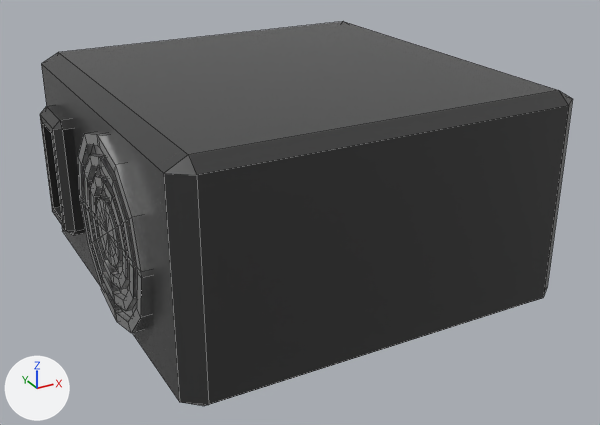
A saved change to the FBX model PC_RA/Assets/FBX/Fonte.fbx.
Camera for both pictures: a 50 mm lens placed at (-3.071, -2.236, 1.852), pointed at (-1.774, 0.122, 0.673). Arrows for +X, +Y and +Z are at lower left; the lights stay in place. Mesh edges are drawn as thin lines. Where no turn or scale is listed for an object, it has been applied to the vertices.

The older version as bpy lines, for what is in view:
```python
me_cubo = bpy.data.meshes.new('Cubo')
me_cubo.from_pydata(...)  # 293 vertices, 291 faces; spans x -0.726..0.688, y -0.501..0.868, z -0.372..0.372
# faces by material slot: [51, 240]
me_cubo.materials.append(mat_preto_brilhoso)  # black #393939
me_cubo.materials.append(mat_metal_meiobrilho)  # light grey #d5d5d5
ob_fonte = bpy.data.objects.new('Fonte', me_cubo)
ob_fonte.location = (-1.784, 0.029, 0.793)
```
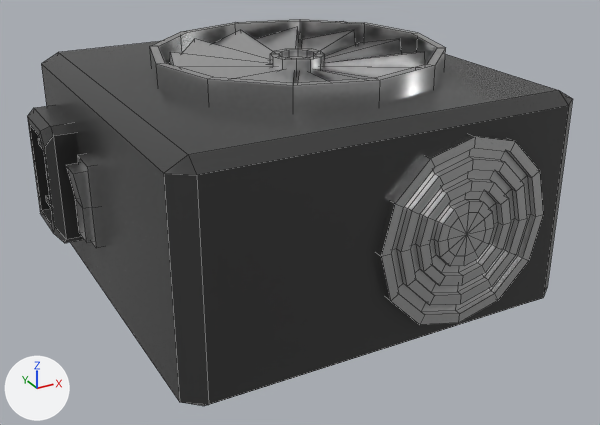
Diff of the bpy script that builds the scene:
```diff
--- a/PC_RA/Assets/FBX/Fonte.fbx.py
+++ b/PC_RA/Assets/FBX/Fonte.fbx.py
@@ me_cubo @@
 # used by ob_fonte; location = (-1.784, 0.029, 0.793)
 # verts and faces of me_cubo; kept vertices keep their numbers, new ones are numbered from 293
-me_cubo.from_pydata(...)  # 293 vertices, 291 faces; spans x -0.726..0.688, y -0.501..0.868, z -0.372..0.372
+me_cubo.from_pydata(...)  # 471 vertices, 448 faces; spans x -0.769..0.801, y -0.529..0.868, z -0.372..0.446
+# me_cubo part 1: the loose piece of 28 vertices spanning x -0.726..-0.437, y 0.447..0.686, z -0.204..0.222 is rebuilt with 34 vertices and now spans x -0.769..-0.48, y 0.396..0.686, z -0.204..0.222
+# me_cubo part 2: a new loose piece of 181 vertices spanning x -0.069..0.543, y -0.529..-0.468, z -0.306..0.306, in mat_metal_meiobrilho (light grey #d5d5d5)
+# me_cubo part 3: a new loose piece of 50 vertices spanning x -0.393..0.485, y -0.264..0.614, z 0.318..0.43, in mat_metal_meiobrilho (light grey #d5d5d5)
+# me_cubo part 4: a new loose piece of 49 vertices spanning x -0.046..0.137, y 0.084..0.267, z 0.335..0.423, in mat_metal_meiobrilho (light grey #d5d5d5)
+# me_cubo part 5: a new loose piece of 36 vertices spanning x -0.45..0.542, y -0.321..0.671, z 0.281..0.446, in mat_metal_meiobrilho (light grey #d5d5d5)
+# me_cubo part 6: the loose piece of 241 vertices spanning x -0.7..-0.639, y -0.306..0.306, z -0.306..0.306 is deleted
+# me_cubo part 7
+verts[293] = (-0.694, 0.303, 0.15)  # pixel (77, 155)
+verts[294] = (-0.694, 0.184, 0.15)  # pixel (87, 166)
+verts[295] = (-0.694, 0.303, 0.008)
+verts[296] = (-0.694, 0.184, 0.008)  # pixel (91, 208)
+verts[297] = (-0.694, 0.184, -0.133)  # pixel (96, 248)
+verts[298] = (-0.694, 0.303, -0.133)
+for new, old in zip([*range(299, 305)], [*range(293, 299)]): verts[new] = verts[old] + (0.074, 0.0, 0.0)
+verts[305] = (-0.72, 0.199, -0.113)  # pixel (86, 242)
+verts[306] = (-0.738, 0.199, 0.13)  # pixel (72, 173)
+verts[307] = (-0.62, 0.199, -0.113)
+verts[308] = (-0.62, 0.199, 0.13)
+verts[309] = (-0.72, 0.199, 0.008)  # pixel (82, 208)
+for new, old in zip([*range(310, 315)], [*range(305, 310)]): verts[new] = verts[old] + (0.0, 0.089, 0.0)
+verts[315] = (-0.62, 0.288, 0.008)
+verts[316] = (-0.62, 0.199, 0.008)
+faces += [(306, 311, 314, 309), (306, 308, 313, 311), (305, 310, 312, 307), (310, 314, 315, 312), (305, 307, 316, 309), (306, 309, 316, 308)]  # mat_metal_meiobrilho (light grey #d5d5d5)
+faces += [(311, 313, 315, 314), (305, 309, 314, 310), (293, 294, 296, 297, 298, 295), (294, 300, 302, 296), (297, 303, 304, 298), (293, 295, 301, 299)]  # mat_metal_meiobrilho (light grey #d5d5d5)
+faces += [(295, 298, 304, 301), (296, 302, 303, 297), (293, 299, 300, 294)]  # mat_metal_meiobrilho (light grey #d5d5d5)
 me_cubo.materials.append(mat_preto_brilhoso)
```

Pixel boxes [x1, y1, x2, y2] of what changed, in the pictures (600 x 425 px):
'Fonte', reshaped: before [40, 21, 573, 406]; after [27, 19, 573, 406]
part 1 of me_cubo, rebuilt: before [40, 105, 84, 235]; after [27, 105, 83, 243]
part 2 of me_cubo, added: after [376, 134, 543, 324]
part 3 of me_cubo, added: after [170, 27, 425, 83]
part 4 of me_cubo, added: after [270, 48, 325, 76]
part 5 of me_cubo, added: after [150, 19, 446, 111]
part 6 of me_cubo, deleted: before [78, 132, 153, 333]
part 7 of me_cubo, added: after [66, 154, 105, 248]
